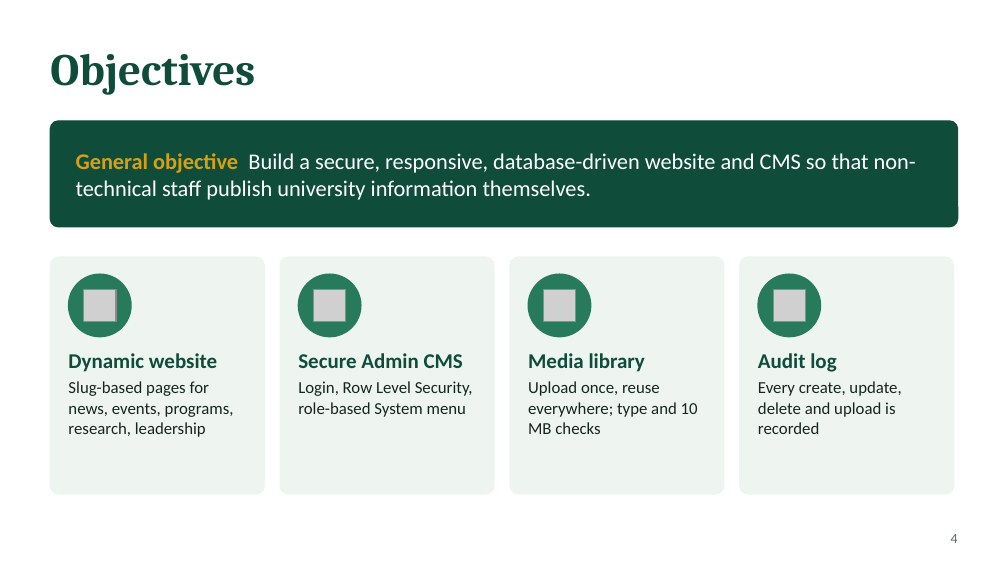
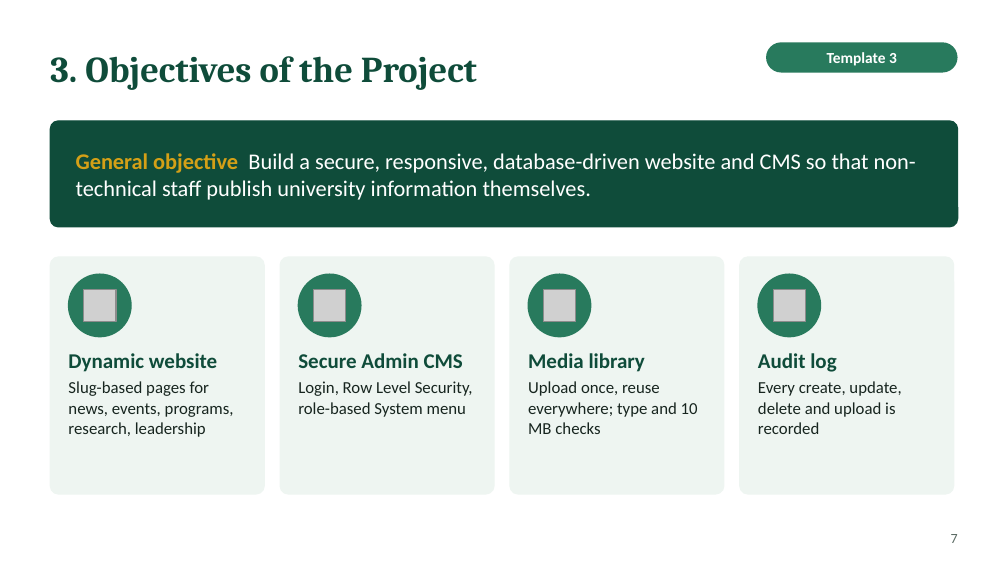
Before and after one commit to Nediusman/OBU-Intern, a slide deck: slide 7 of document/OBU-CMS_Presentation.pptx (slide 4 before the commit). Drawn at 1008x567 pixels with LibreOffice and Linux fonts; fonts in the diff are those of the drawing; grey boxes stand for pictures. Boxes give left, top, right and bottom in pixels: in the first picture for what was removed or moved away, otherwise in the second. Text is boxed around its words. In the diff, an @@ line names an element or a change of style, - is before the commit and + after.

```diff
--- a/document/OBU-CMS_Presentation.pptx
+++ b/document/OBU-CMS_Presentation.pptx
@@ title at [50, 56, 477, 90]: text changed; size 32 to 26 pt @@
-Objectives
+3. Objectives of the Project
@@ rounded rectangle added at [766, 42, 958, 73], fill #287A5D, 11 pt, text #FFFFFF, bold @@
+Template 3
@@ page number at [951, 534, 958, 543]: text changed @@
-4
+7
```
Also in this commit, not shown: 4 other slides changed, 12 slides added, 13 slides removed, 25 other files.
